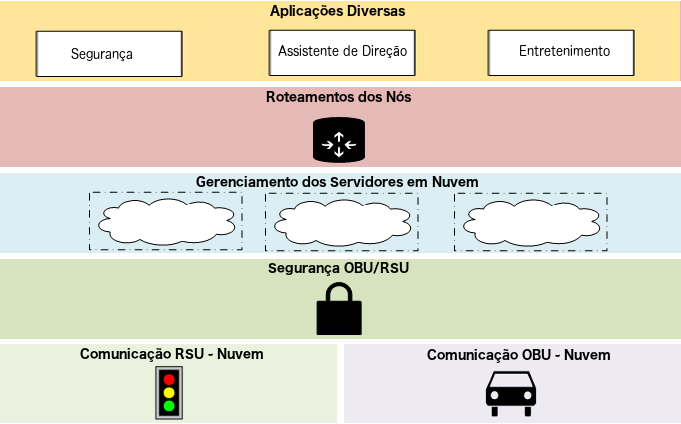
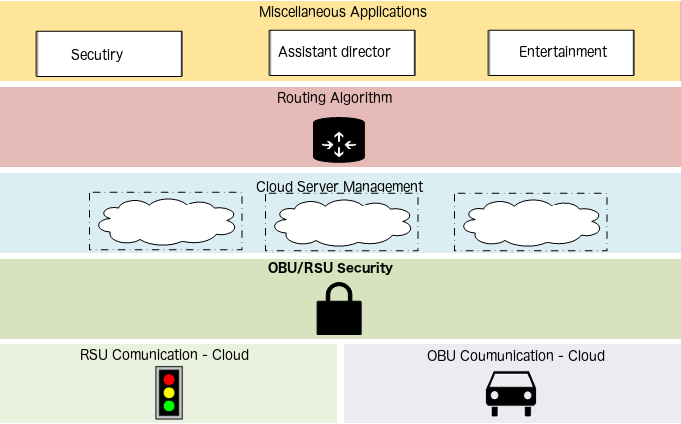
Layered file, before and after one edit (w=681, h=424). Changes by layer:
renamed "Comunicação OBU - Nuvem" to "OBU Coumunication - Cloud", painted on it over [427,349,610,363]
renamed "Roteamentos dos Nós" to "Routing Algorithm", painted on it over [266,90,411,105]
renamed "Entretenimento" to "Entertainment", painted on it over [520,45,610,57]
renamed "Assistente de Direção" to "Assistant director", painted on it over [278,45,407,58]
renamed "Segurança" to "Secutiry", painted on it over [71,48,133,62]
renamed "Aplicações Diversas" to "Miscellaneous Applications", painted on it over [260,5,427,20]
renamed "Gerenciamento dos Servidores e..." to "Cloud Server Managem...", painted on it over [196,176,478,192]
renamed "Segurança OBU/RSU" to "OBU/RSU Security", painted on it over [268,262,409,276]
renamed "Comunicação RSU - Nuvem" to "RSU Comunication - Cloud", painted on it over [80,348,263,362]
